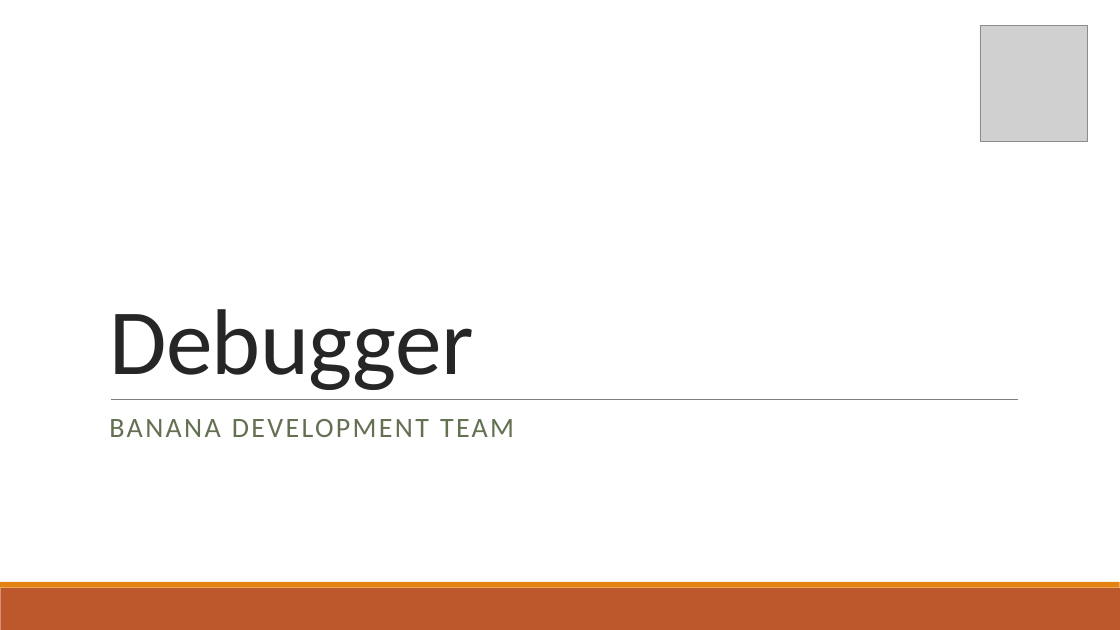
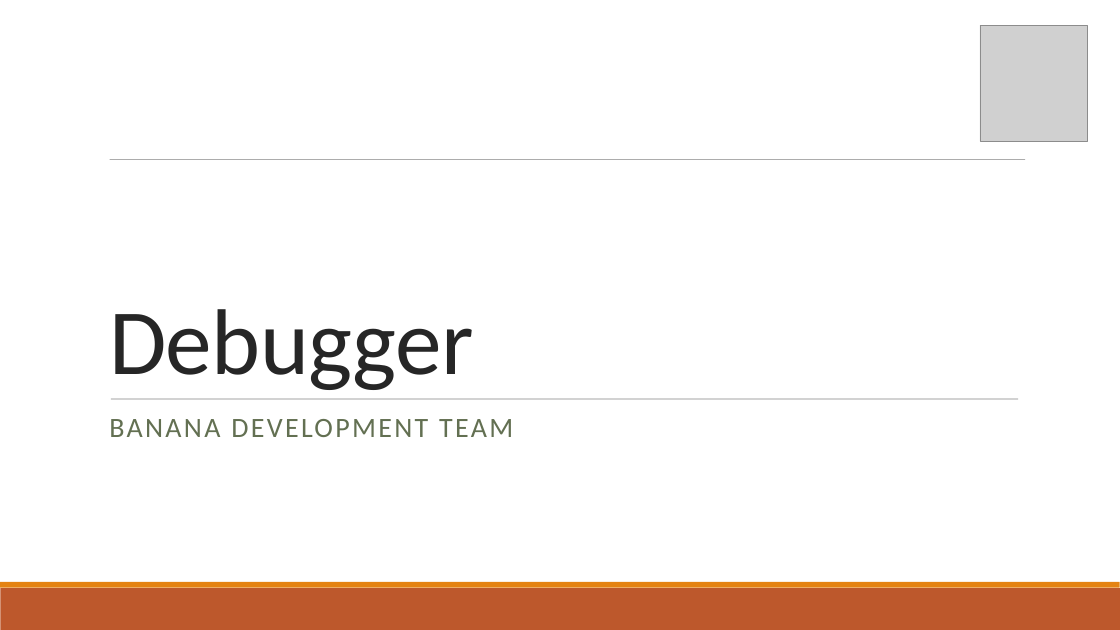
Before and after one commit to Corbono2/Banana-Clone, a slide deck: slide 1 of docs/Debugger.pptx. Drawn at 1120x630 pixels with LibreOffice and Linux fonts; fonts in the diff are those of the drawing; grey boxes stand for pictures. Boxes give left, top, right and bottom in pixels: in the first picture for what was removed or moved away, otherwise in the second. Text is boxed around its words. In the diff, an @@ line names an element or a change of style, - is before the commit and + after.

Commit message:
Added a little bit to the presentation

```diff
--- a/docs/Debugger.pptx
+++ b/docs/Debugger.pptx
@@ line added from (110, 160) to (1026, 160), #808080 0.51 pt @@
@@ line (111, 399) - (1018, 399): stroke #808080 0.5 pt to #808080 0.51 pt @@
```
Also in this commit, not shown: 4 other slides changed, 4 slides added.
